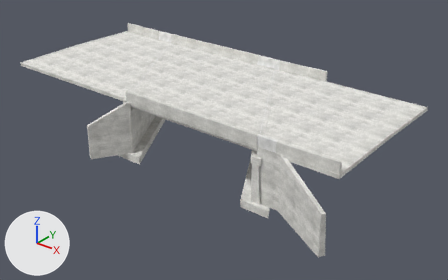
The glTF model data/bridges/us224-eight-mile/model_render.glb: old version first, new version second.
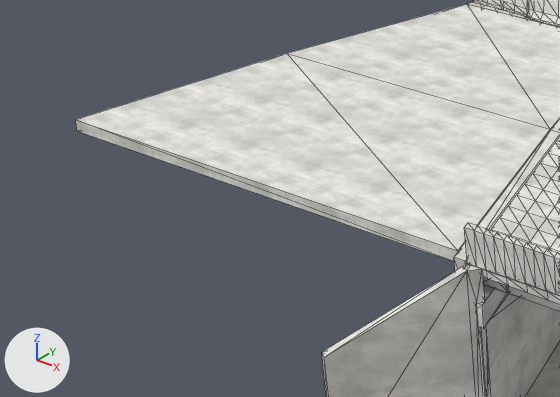
The first picture shows the older version from a 50 mm lens placed at (32.7, -38.3, 23.4), pointed at (2.0, -0.1, -0.3). The close-ups show the older and then the newer version on the part from 0% to 34% of the width and 11% to 49% of the height of that picture. Only the edits that show in the close-ups are written down. Lighting does not change. The marker at lower left points along +X, +Y and +Z. The close-ups show mesh edges as thin lines. Where no turn or scale is listed for an object, it has been applied to the vertices. Vertices at exactly the same position are counted once.

Objects in the first close-up: 'TFC_transition_-1_-1', 'approach_-1', 'cap_1', 'deck', 'footing_1', 'mudwall_1', 'overlay', 'retained_rail_1', 'stem_1', 'wing_0_1' and 5 more.
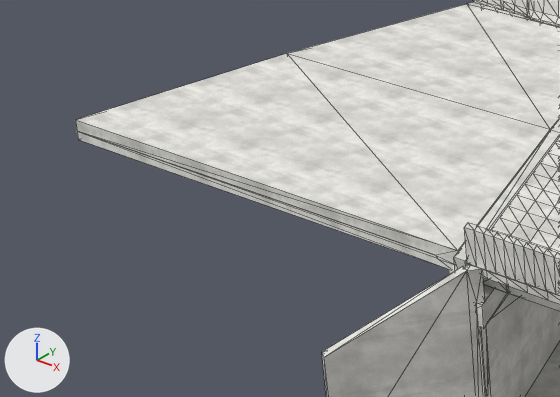
Where the newer file only moved an object's origin or applied its transform, the numbers keep the older frame.

The change, as a diff of the scene's bpy script:
```diff
--- a/data/bridges/us224-eight-mile/model_render.glb.py
+++ b/data/bridges/us224-eight-mile/model_render.glb.py
@@ me_approach__1 @@
 # used by ob_approach__1; location = (-9.98, -0.05, 4.4)
-me_approach__1.from_pydata(...)  # 12 vertices, 20 faces; spans x -7.03..7.03, y -6.76..6.76, z -0.22..0.22
+me_approach__1.from_pydata(...)  # 18 vertices, 32 faces; spans x -7.03..7.03, y -6.76..6.76, z -0.28..0.22
+# me_approach__1 part 1
+# 3 vertices are removed from x -0.78..7.03, y -6.76..6.76, z -0.22..-0.11
+# 15 faces are deleted
+# 9 vertices are added at x -1.55..7.03, y -6.76..6.76, z -0.28..-0.1
+# 27 new faces join them
 me_approach__1.materials.append(mat_render_concrete)
@@ me_approach_base__1 @@
+me_approach_base__1.from_pydata(...)  # 18 vertices, 32 faces; spans x -6.95..6.95, y -6.76..6.76, z -0.18..0.18
+me_approach_base__1.materials.append(mat_render_concrete)
@@ ob_approach_base__1 @@
+ob_approach_base__1 = bpy.data.objects.new('approach_base_-1', me_approach_base__1)
+ob_approach_base__1.location = (-10.06, -0.05, 4.13)
```

What differs and where, as boxes [x1, y1, x2, y2] in the close-ups (560 x 397 px):
'approach_-1', reshaped
    before: [75, 4, 560, 262]
    after: [75, 4, 560, 264]
'approach_base_-1', added
    after: [77, 131, 454, 270]
part 1 of me_approach__1, built on
    before: [75, 118, 560, 262]
    after: [75, 118, 560, 264]
